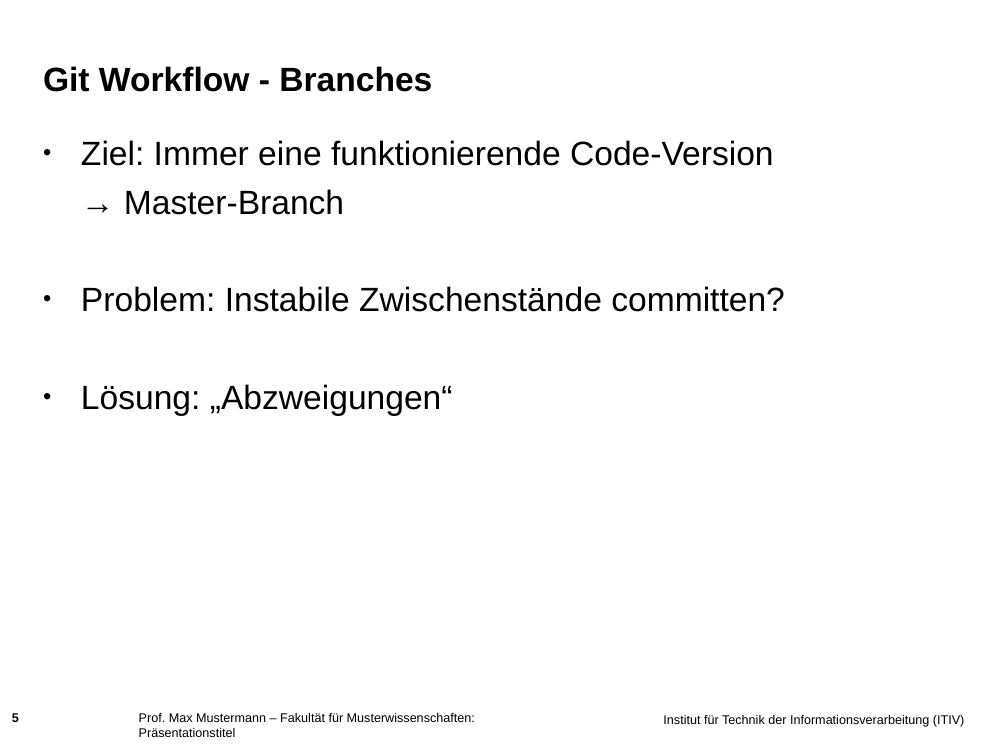
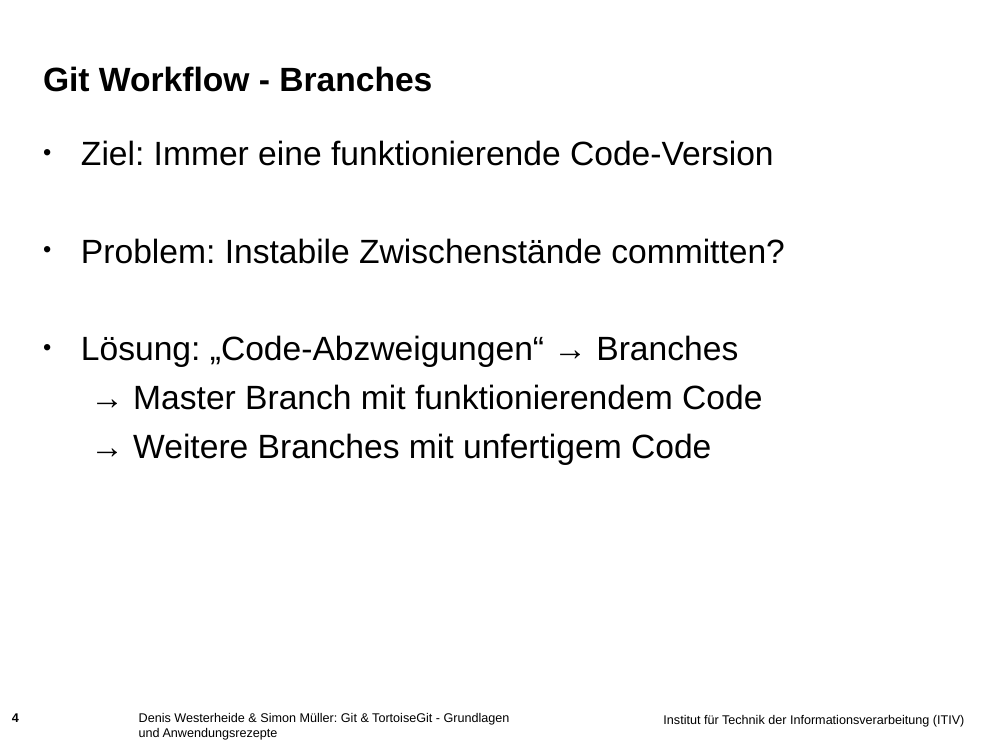
Before and after one commit to muellesi/PSE_2018, a slide deck: slide 4 of Präsentation/Simon/Praesentationsfolien_Simon.ppt (slide 5 before the commit). Drawn at 1008x756 pixels with LibreOffice and Linux fonts; fonts in the diff are those of the drawing; background and template pictures are left out. Boxes give left, top, right and bottom in pixels: in the first picture for what was removed or moved away, otherwise in the second. Text is boxed around its words. In the diff, an @@ line names an element or a change of style, - is before the commit and + after.

```diff
--- a/Präsentation/Simon/Praesentationsfolien_Simon.ppt
+++ b/Präsentation/Simon/Praesentationsfolien_Simon.ppt
@@ text at (124,189,344,215): paragraph removed @@
-→ Master-Branch
@@ text at (81,335,762,465): text changed @@
-• Lösung: „Abzweigungen“
+• Lösung: „Code-Abzweigungen“ → Branches
+→ Master Branch mit funktionierendem Code
+→ Weitere Branches mit unfertigem Code
@@ page number at (12,713,19,722): text changed @@
-5
+4
@@ text at (139,713,510,740): text changed @@
-Prof. Max Mustermann – Fakultät für Musterwissenschaften: Präsentationstitel
+Denis Westerheide & Simon Müller: Git & TortoiseGit - Grundlagen und Anwendungsrezepte
```
Also in this commit, not shown: 8 other slides changed, 3 slides added, 4 slides removed, 4 other files.
